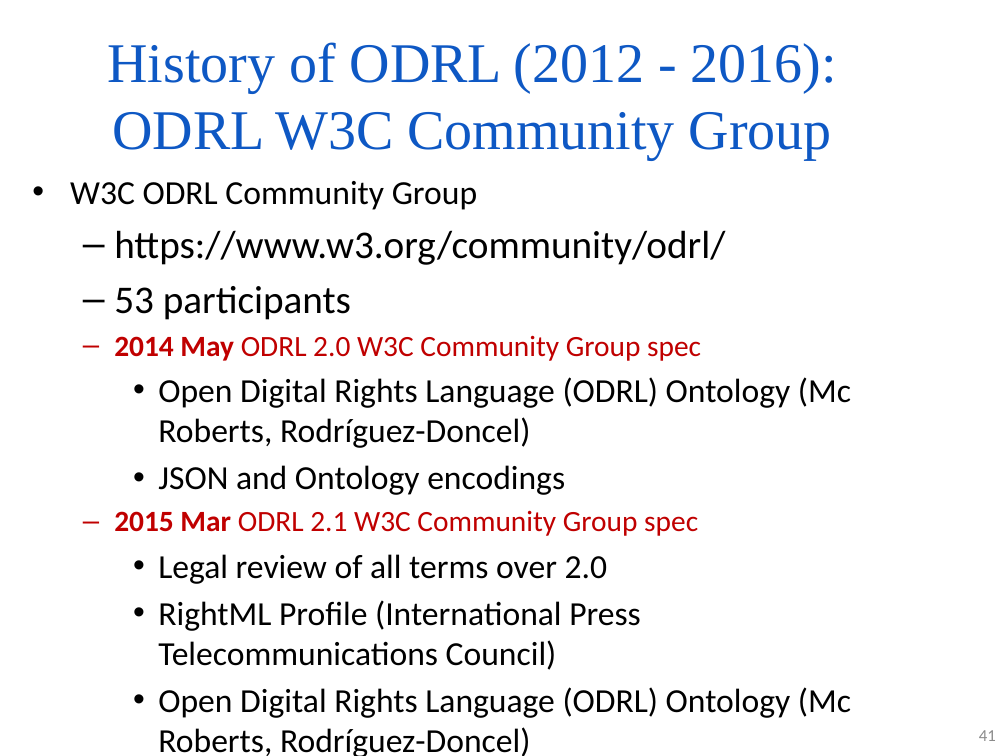
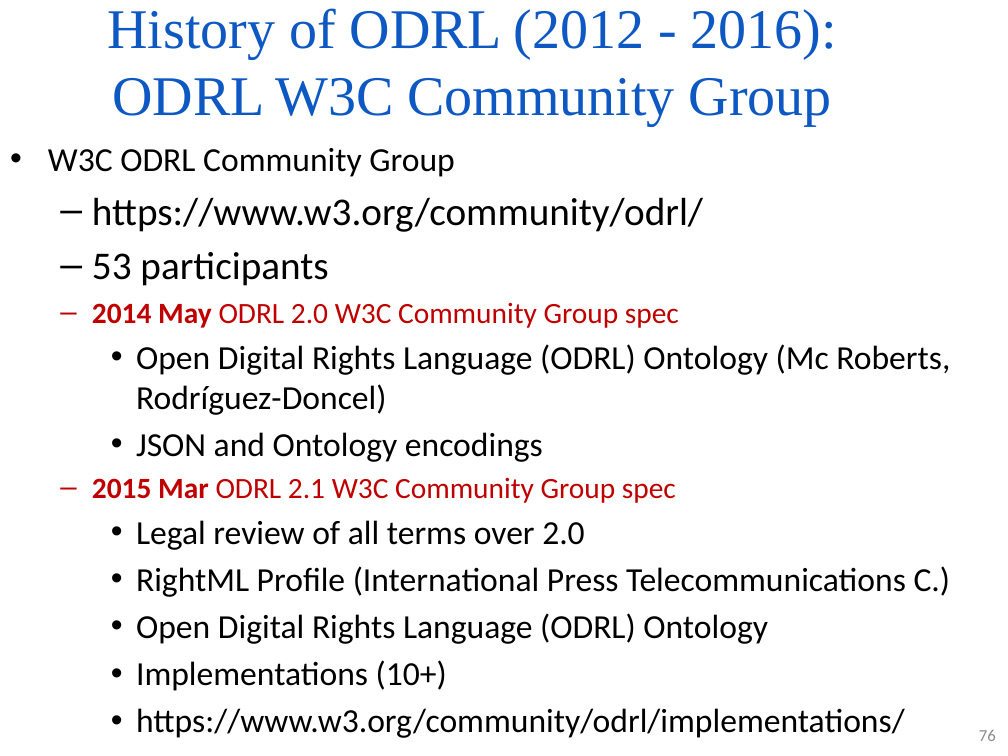
Before and after one commit to PoTr-KNoWS/odrl-tutorial, a slide deck: slide 76 of presentations/2026.05.10 Introduction to policies, policy languages and ODRL (Víctor).pptx (slide 41 before the commit). Drawn at 1008x756 pixels with LibreOffice and Linux fonts; fonts in the diff are those of the drawing; background and template pictures are left out. Boxes give left, top, right and bottom in pixels: in the first picture for what was removed or moved away, otherwise in the second. Text is boxed around its words. In the diff, an @@ line names an element or a change of style, - is before the commit and + after.

```diff
--- a/presentations/2026.05.10 Introduction to policies, policy languages and ODRL (Víctor).pptx
+++ b/presentations/2026.05.10 Introduction to policies, policy languages and ODRL (Víctor).pptx
@@ title "History of ODRL (2012 - ...": place and size @@
-title "History of ODRL (2012 - ..." at [107, 42, 837, 159]
+title "History of ODRL (2012 - ..." at [107, 8, 837, 126]
@@ text "W3C ODRL Community Group": place and size @@
-text "W3C ODRL Community Group" at [70, 181, 851, 756]
+text "W3C ODRL Community Group" at [48, 148, 951, 738]
@@ text at [136, 566, 951, 644]: text changed @@
-    • RightML Profile (International Press Telecommunications Council)
-    • Open Digital Rights Language (ODRL) Ontology (Mc Roberts, Rodríguez-Doncel)
+    • RightML Profile (International Press Telecommunications C.)
+    • Open Digital Rights Language (ODRL) Ontology
@@ page number at [979, 730, 996, 741]: text changed @@
-41
+76
```
Also in this commit, not shown: 15 other slides changed, 40 slides added, 2 slides removed.
